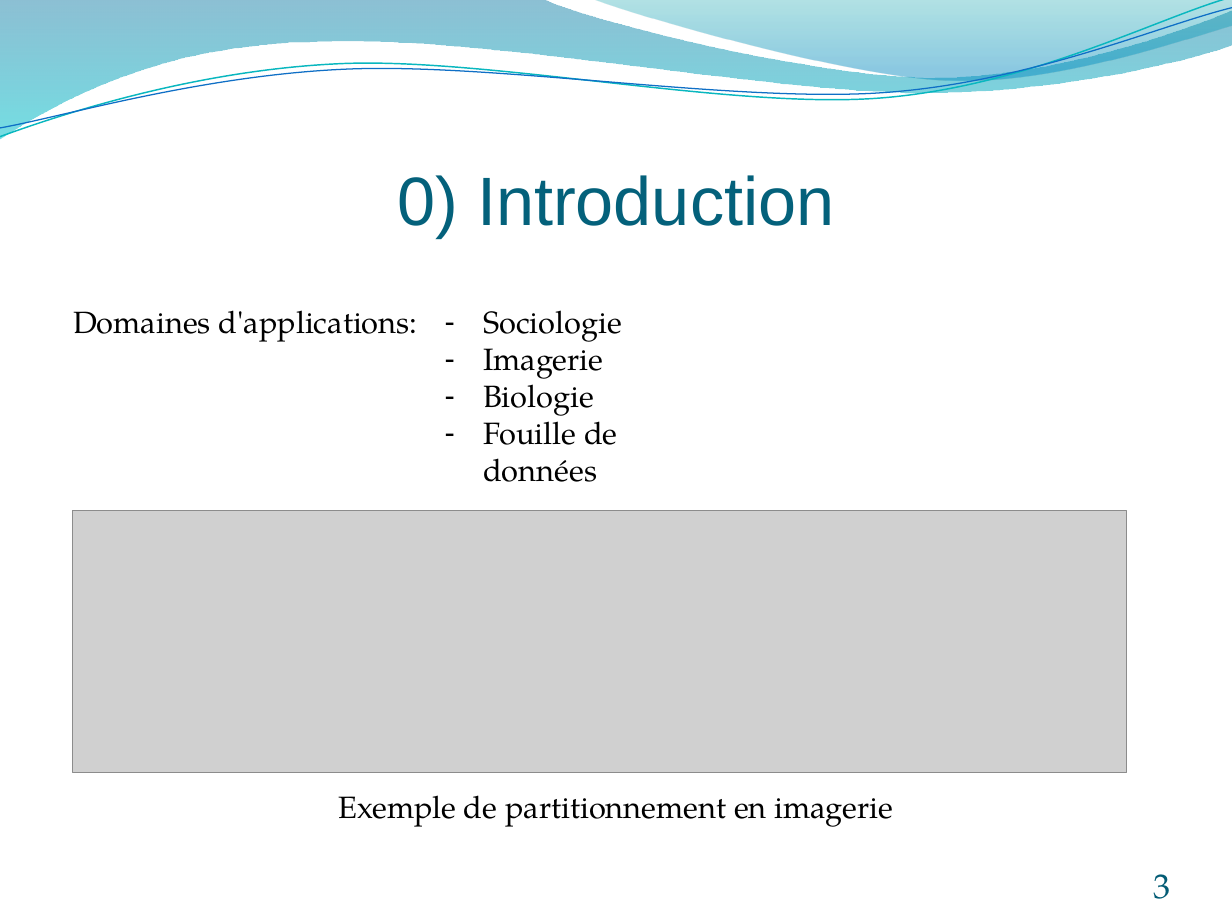
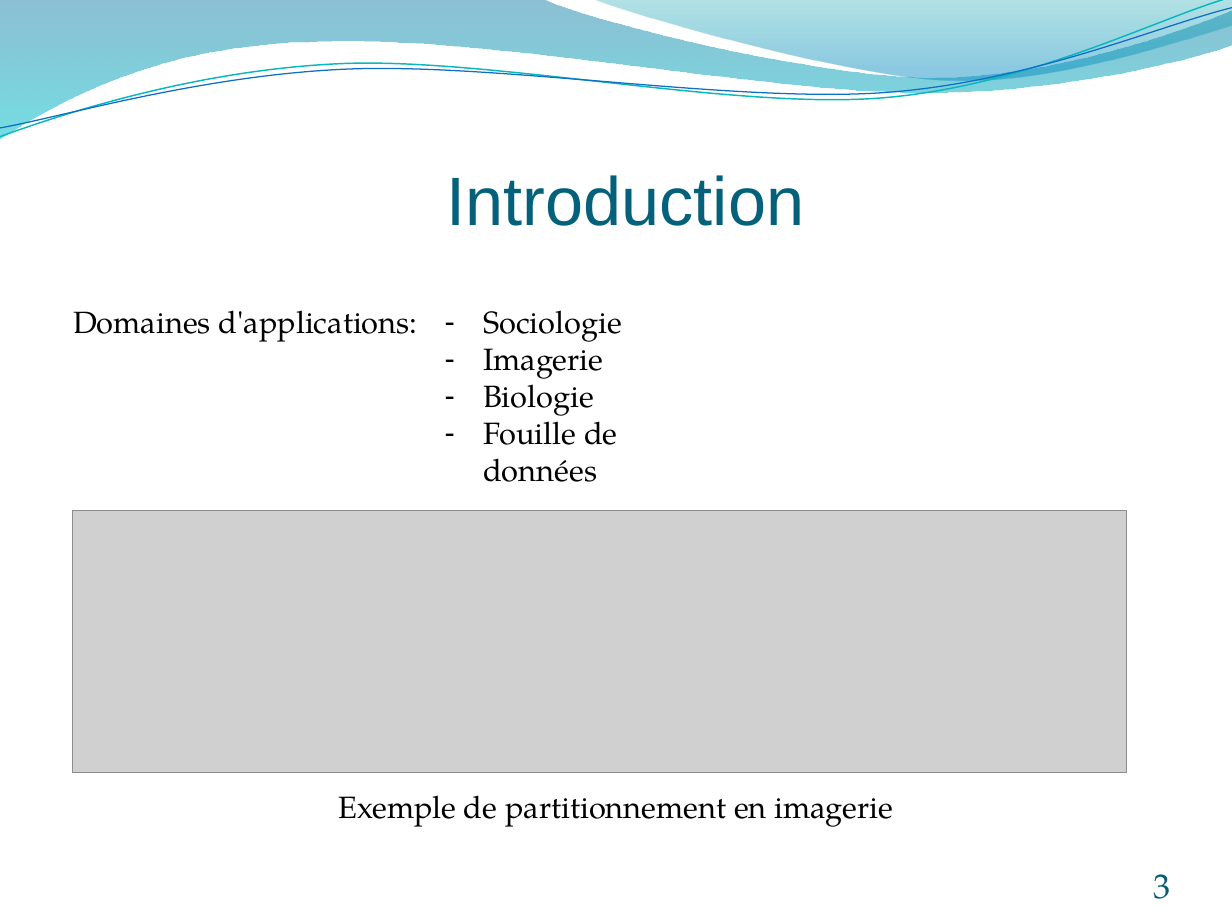
Before and after one commit to rogelja/Projet, a slide deck: slide 3 of PowerPoint/Présentation soutenance.pptx. Drawn at 1232x924 pixels with LibreOffice and Linux fonts; fonts in the diff are those of the drawing; grey boxes stand for pictures. Boxes give left, top, right and bottom in pixels: in the first picture for what was removed or moved away, otherwise in the second. Text is boxed around its words. In the diff, an @@ line names an element or a change of style, - is before the commit and + after.

```diff
--- a/PowerPoint/Présentation soutenance.pptx
+++ b/PowerPoint/Présentation soutenance.pptx
@@ title at [447, 175, 804, 226]: text changed @@
-0) Introduction
+Introduction
```
Also in this commit, not shown: 5 other slides changed, 6 slides added, 2 slides removed, 5 other files.
